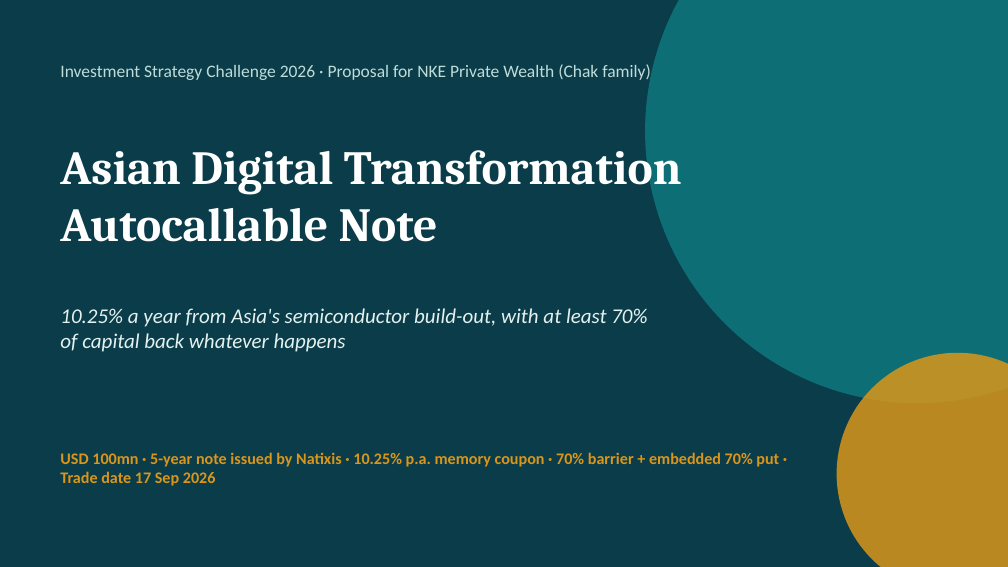
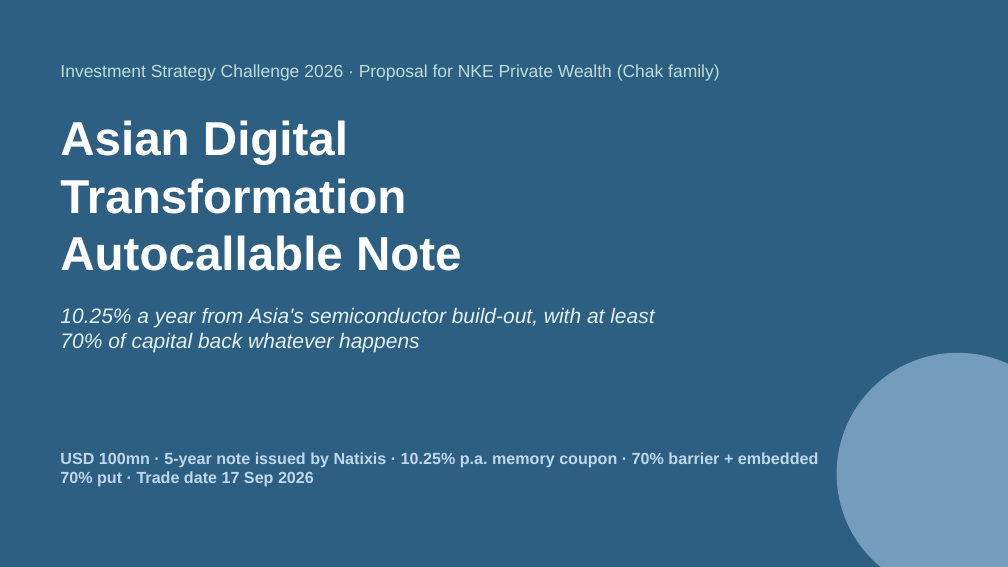
Before and after one commit to benjaminlhl/natixis-case-comp, a slide deck: slide 1 of deck/Asian-Digital-Autocallable-Note.pptx. Drawn at 1008x567 pixels with LibreOffice and Linux fonts; fonts in the diff are those of the drawing. Boxes give left, top, right and bottom in pixels: in the first picture for what was removed or moved away, otherwise in the second. Text is boxed around its words. In the diff, an @@ line names an element or a change of style, - is before the commit and + after.

```diff
--- a/deck/Asian-Digital-Autocallable-Note.pptx
+++ b/deck/Asian-Digital-Autocallable-Note.pptx
@@ background #0B3C49 to #2C5F82 @@
@@ ellipse at bbox=[645, 0, 1008, 403]: fill #0F8B8D at 65% opacity to #2C5F82 at 65% opacity @@
@@ text "Investment Strategy Challenge 2026 · ..." at bbox=[60, 64, 719, 81]: font Calibri to Arial @@
@@ text "Asian Digital Transformation Autocallable Note" at bbox=[60, 120, 462, 271]: font Cambria to Arial @@
@@ text "10.25% a year from Asia's ..." at bbox=[60, 308, 654, 353]: font Calibri to Arial @@
@@ ellipse at bbox=[837, 353, 1008, 567]: fill #D9961A at 85% opacity to #8DB3D1 at 75% opacity @@
@@ text "USD 100mn · 5-year note ..." at bbox=[60, 452, 819, 487]: font Calibri to Arial, text colour #D9961A to #BFD7EA @@
```
Also in this commit, not shown: 15 other slides changed, 4 other files.
